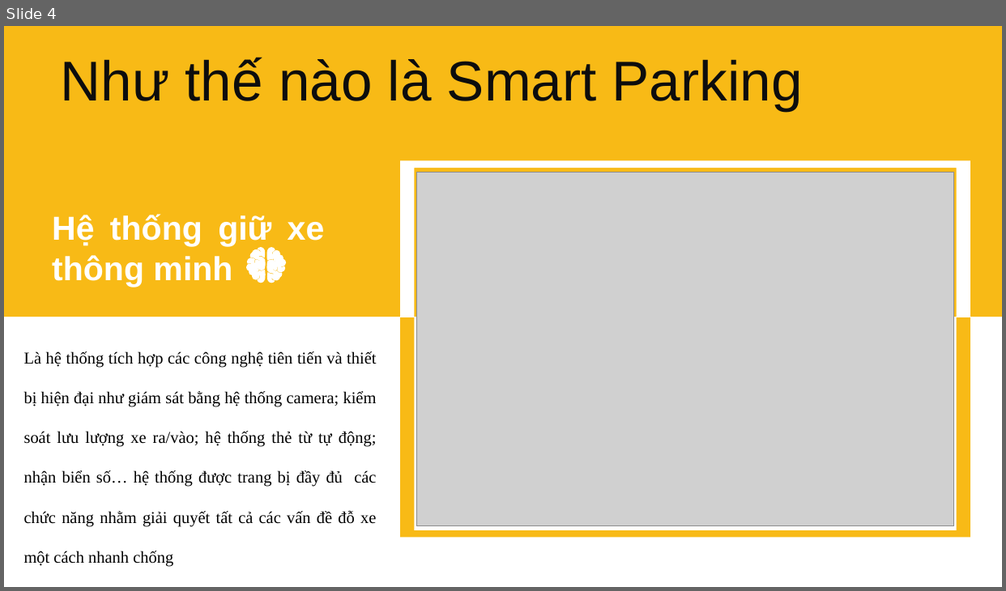
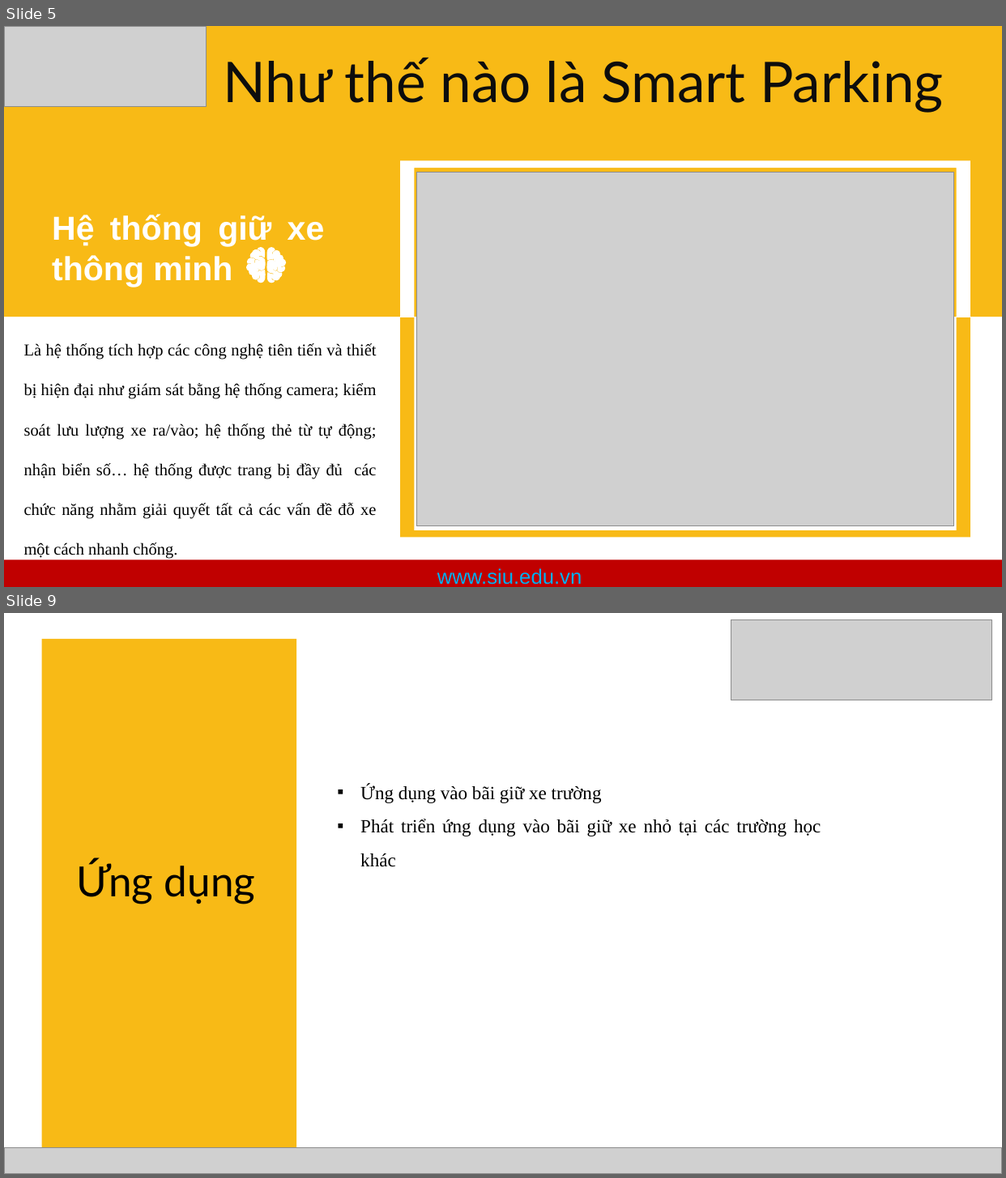
Before and after one commit to duyennd83/ParkingDemo, a slide deck: ParkingBCNCKH.pptx. Shown one above the other, each under a label of ours: slide 4 before the commit, slides 5 and 9 after it; the slides between them are not shown. The pictures are 1006x591 and 1006x1178 pixels, drawn with LibreOffice and Linux fonts; fonts in the diff are those of the drawing; grey boxes stand for pictures. Boxes give left, top, right and bottom in pixels: in the first picture for what was removed or moved away, otherwise in the second. Text is boxed around its words. In the diff, an @@ line names an element or a change of style, - is before the commit and + after.

```diff
--- a/ParkingBCNCKH.pptx
+++ b/ParkingBCNCKH.pptx
@@ slide 9 added at (4, 613, 1002, 1174), background #FFFFFF @@
@@ picture added at (731, 619, 992, 700) @@
@@ rectangle added at (42, 639, 296, 1149), fill #F8BA16 @@
@@ text added at (360, 785, 820, 867), 18 pt, text #000000 @@
+▪ Ứng dụng vào bãi giữ xe trường
+▪ Phát triển ứng dụng vào bãi giữ xe nhỏ tại các trường học khác
@@ text added at (77, 861, 256, 905), 40 pt, text #000000 @@
+Ứng dụng
@@ picture added at (4, 1148, 1002, 1174) @@
@@ what was slide 4 is now slide 5 @@
@@ slide 5 changed as well @@
@@ picture added at (5, 26, 206, 106) @@
@@ text "Như thế nào là Smart ...": place and size @@
-text "Như thế nào là Smart ..." at (60, 57, 803, 111)
+text "Như thế nào là Smart ..." at (223, 58, 944, 113)
@@ text "Như thế nào là Smart ..." at (223, 58, 944, 113): font Arial to Lato; alignment left to centre @@
@@ text at (24, 344, 377, 559): text changed @@
-Là hệ thống tích hợp các công nghệ tiên tiến và thiết bị hiện đại như giám sát bằng hệ thống camera; kiểm soát lưu lượng xe ra/vào; hệ thống thẻ từ tự động; nhận biển số… hệ thống được trang bị đầy đủ các chức năng nhằm giải quyết tất cả các vấn đề đỗ xe một cách nhanh chống
+Là hệ thống tích hợp các công nghệ tiên tiến và thiết bị hiện đại như giám sát bằng hệ thống camera; kiểm soát lưu lượng xe ra/vào; hệ thống thẻ từ tự động; nhận biển số… hệ thống được trang bị đầy đủ các chức năng nhằm giải quyết tất cả các vấn đề đỗ xe một cách nhanh chống.
@@ rectangle added at (4, 561, 1002, 587), fill #C00000 @@
@@ text added at (437, 569, 582, 585), 20 pt, text #00B0F0 @@
+www.siu.edu.vn
```
Also in this commit, not shown: 3 other slides changed, 5 other slides added, 37 other files.
